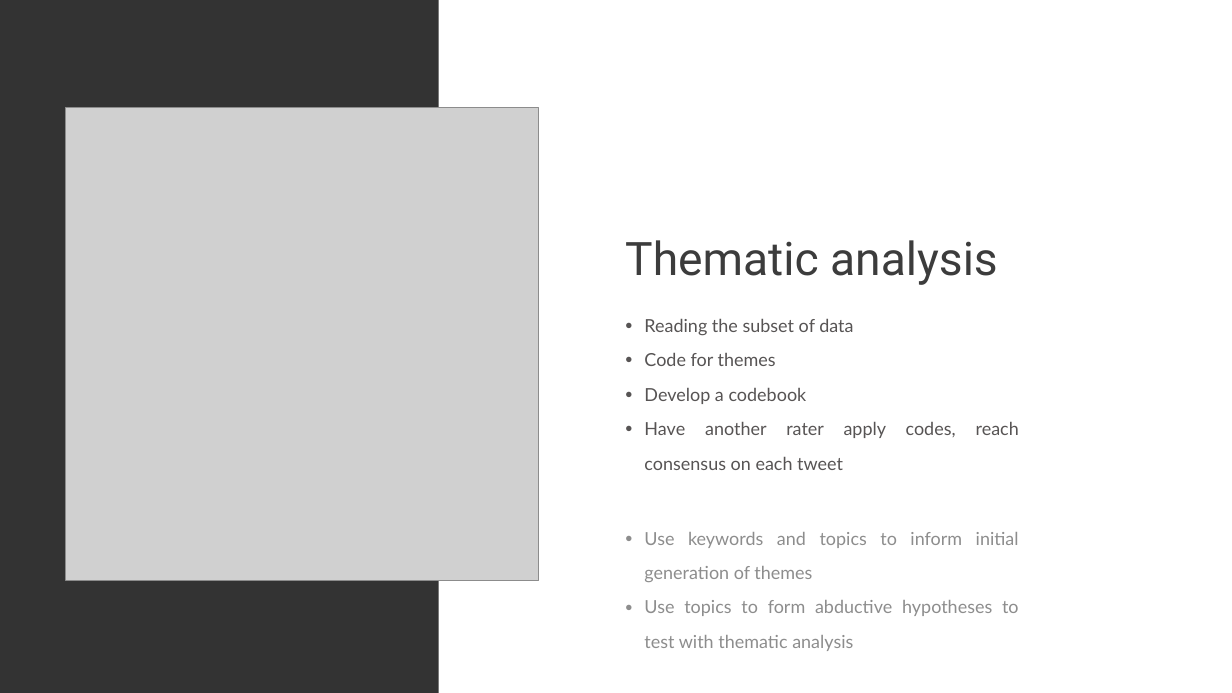
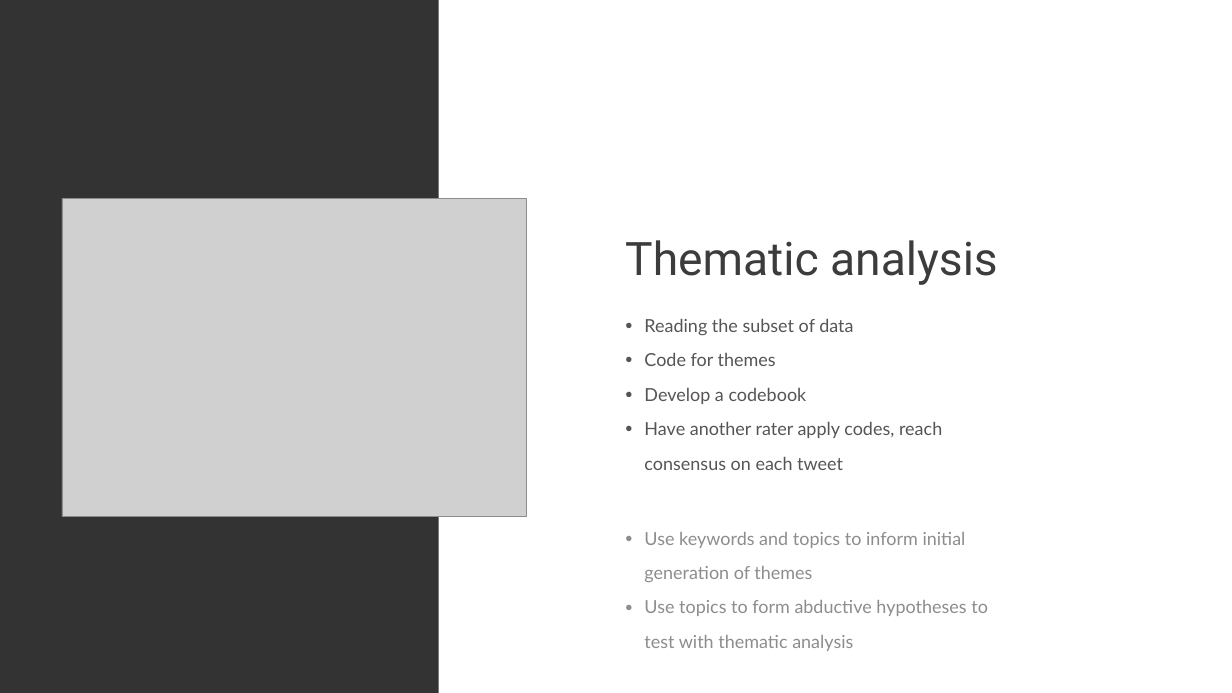
Before and after one commit to matt-lab/matt-lab.github.io, a slide deck: slide 29 of assets/presentations/data2019.pptx (slide 28 before the commit). Drawn at 1232x693 pixels with LibreOffice and Linux fonts; fonts in the diff are those of the drawing; grey boxes stand for pictures. Boxes give left, top, right and bottom in pixels: in the first picture for what was removed or moved away, otherwise in the second. Text is boxed around its words. In the diff, an @@ line names an element or a change of style, - is before the commit and + after.

Commit message:
Added Data61 presentation

```diff
--- a/assets/presentations/data2019.pptx
+++ b/assets/presentations/data2019.pptx
@@ picture: place and size @@
-picture at [66, 108, 539, 581]
+picture at [62, 199, 527, 517]
@@ text "Reading the subset of data" at [644, 318, 942, 470]: alignment justified to left @@
@@ text "Use keywords and topics to ..." at [644, 532, 988, 651]: alignment justified to left @@
```
Also in this commit, not shown: 19 other slides changed, 1 slide added, 1 slide removed, 3 other files.
